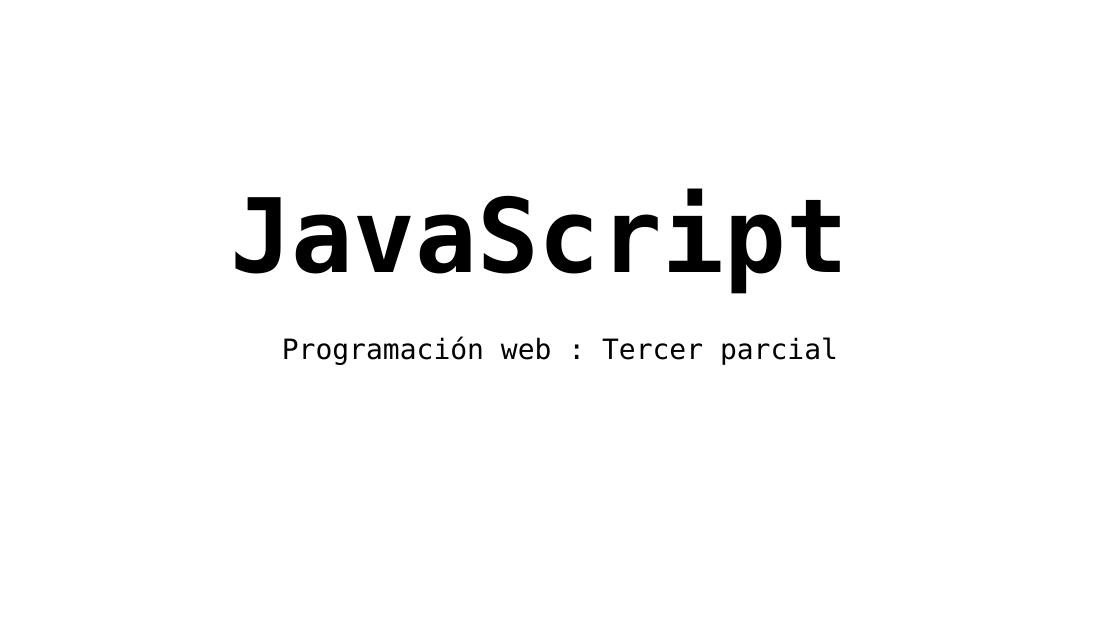
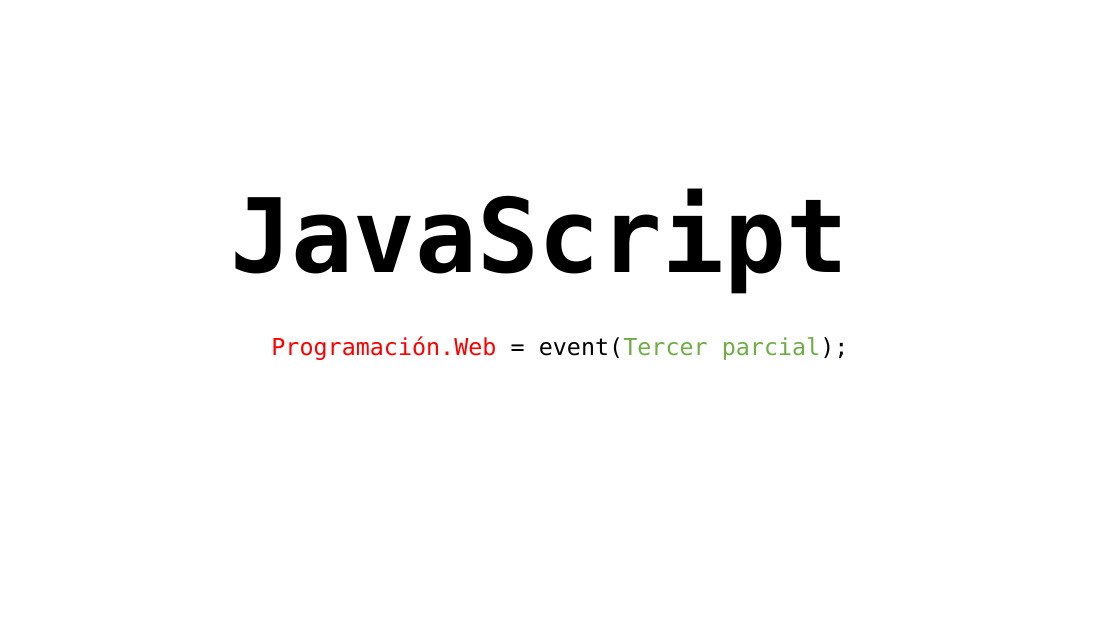
Before and after one commit to rSunset/Project-187949, a slide deck: slide 1 of Otros/JavaScript.pptx. Drawn at 1120x630 pixels with LibreOffice and Linux fonts; fonts in the diff are those of the drawing. Boxes give left, top, right and bottom in pixels: in the first picture for what was removed or moved away, otherwise in the second. Text is boxed around its words. In the diff, an @@ line names an element or a change of style, - is before the commit and + after.

```diff
--- a/Otros/JavaScript.pptx
+++ b/Otros/JavaScript.pptx
@@ subtitle at (x1=271, y1=336, x2=849, y2=360): text changed; size 24 to 20 pt; text colour #000000 to #FF0000 @@
-Programación web : Tercer parcial
+Programación.Web = event(Tercer parcial);
```
Also in this commit, not shown: 2 other slides changed, 2 slides added, 1 slide removed.
